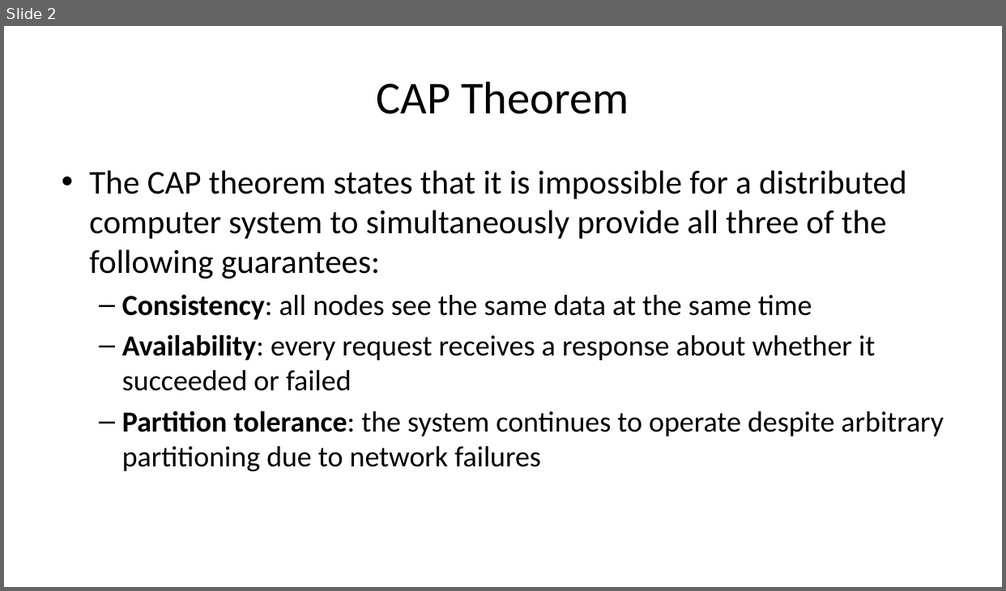
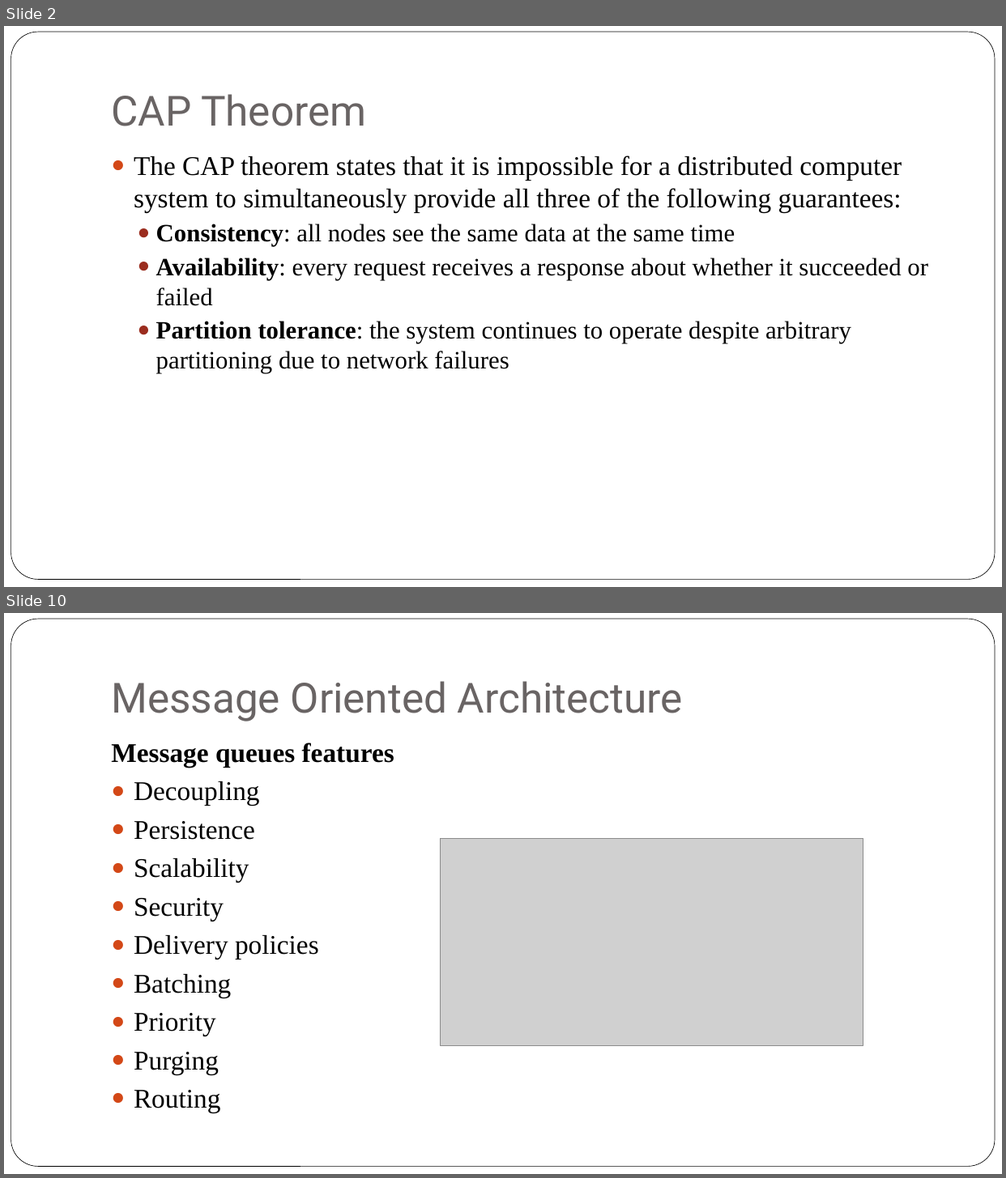
Before and after one commit to iskandersierra/DevSharp, a slide deck: Docs/Distributed Architecture.pptx. Shown one above the other, each under a label of ours: slide 2 before the commit, slides 2 and 10 after it; the slides between them are not shown. The pictures are 1006x591 and 1006x1178 pixels, drawn with LibreOffice and Linux fonts; fonts in the diff are those of the drawing; grey boxes stand for pictures. Boxes give left, top, right and bottom in pixels: in the first picture for what was removed or moved away, otherwise in the second. Text is boxed around its words. In the diff, an @@ line names an element or a change of style, - is before the commit and + after.

Commit message:
Updated document Distributed Architecture.pptx

```diff
--- a/Docs/Distributed Architecture.pptx
+++ b/Docs/Distributed Architecture.pptx
@@ slide 10 added at <box>4,613,1002,1174</box>, background #FFFFFF; not listed: 1 template element that a slide beside it also shows @@
@@ title added at <box>111,681,683,722</box>, 40 pt, text #696464 @@
+Message Oriented Architecture
@@ text added at <box>111,743,394,1114</box>, 26 pt, text #000000 @@
+Message queues features
+● Decoupling
+● Persistence
+● Scalability
+● Security
+● Delivery policies
+● Batching
+● Priority
+● Purging
+● Routing
@@ picture added at <box>441,838,863,1046</box> @@
@@ slide 2 changed as well @@
@@ rounded rectangle added at <box>10,32,995,580</box>, fill #FFFFFF, outline #000000 0.5 pt @@
@@ title "CAP Theorem": place and size @@
-title "CAP Theorem" at <box>377,81,629,114</box>
+title "CAP Theorem" at <box>111,94,366,126</box>
@@ title "CAP Theorem" at <box>111,94,366,126</box>: size 44 to 40 pt, font Calibri to Roboto, text colour #000000 to #696464; alignment centre to left; vertical alignment middle to bottom @@
@@ text "The CAP theorem states that ...": place and size @@
-text "The CAP theorem states that ..." at <box>89,170,944,472</box>
+text "The CAP theorem states that ..." at <box>134,156,928,373</box>
@@ text "The CAP theorem states that ..." at <box>134,156,928,373</box>: size 32 to 26 pt in "The CAP theorem states that it is ..."; font Calibri to Times New Roman; size 28 to 24 pt in "Consistency: all nodes see the same data ...", "Availability: every request receives a response about ...", "Partition tolerance: the system continues to operate ..."; bullet • to ●; bullet – to ●; less space between paragraphs @@
```
Also in this commit, not shown: 13 other slides changed, 8 other slides added, 2 slides removed.
